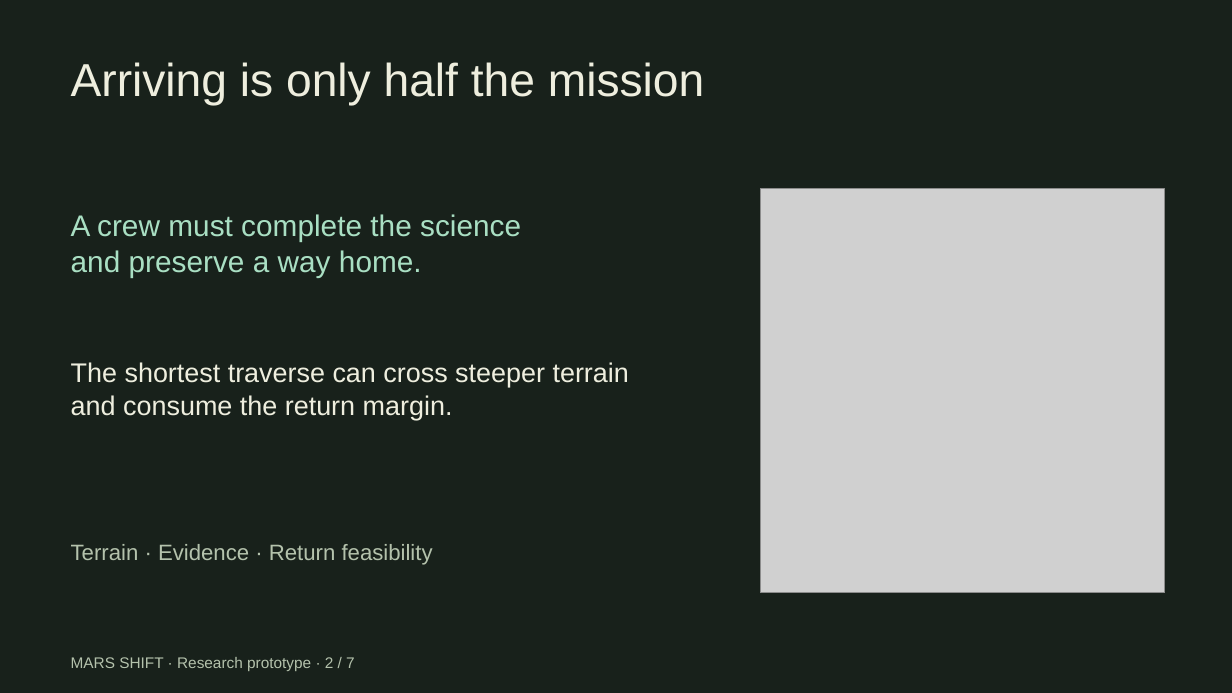
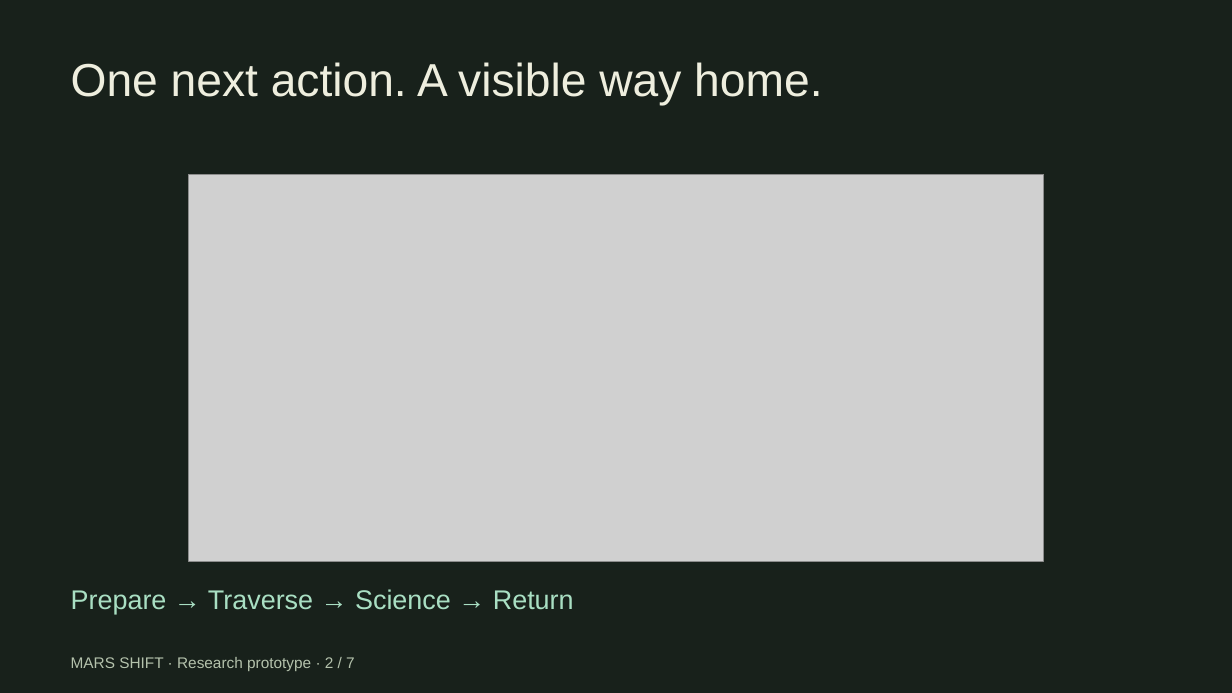
Before and after one commit to him55710-sudo/mars-shift, a slide deck: slide 2 of public/downloads/MARS-SHIFT-7-slides.pptx. Drawn at 1232x693 pixels with LibreOffice and Linux fonts; fonts in the diff are those of the drawing; grey boxes stand for pictures. Boxes give left, top, right and bottom in pixels: in the first picture for what was removed or moved away, otherwise in the second. Text is boxed around its words. In the diff, an @@ line names an element or a change of style, - is before the commit and + after.

```diff
--- a/public/downloads/MARS-SHIFT-7-slides.pptx
+++ b/public/downloads/MARS-SHIFT-7-slides.pptx
@@ text at bbox=[71, 62, 822, 106]: text changed @@
-Arriving is only half the mission
+One next action. A visible way home.
@@ picture added at bbox=[189, 175, 1044, 562] @@
@@ picture removed at bbox=[761, 189, 1165, 593] @@
@@ text removed at bbox=[71, 214, 521, 277] @@
-A crew must complete the science
-and preserve a way home.
@@ text removed at bbox=[71, 544, 433, 565] @@
-Terrain · Evidence · Return feasibility
@@ text at bbox=[71, 589, 574, 615]: text changed; text colour #EEEEDE to #A9DFC3 @@
-The shortest traverse can cross steeper terrain and consume the return margin.
+Prepare → Traverse → Science → Return
```
Also in this commit, not shown: 1 other slide changed, 16 other files.
